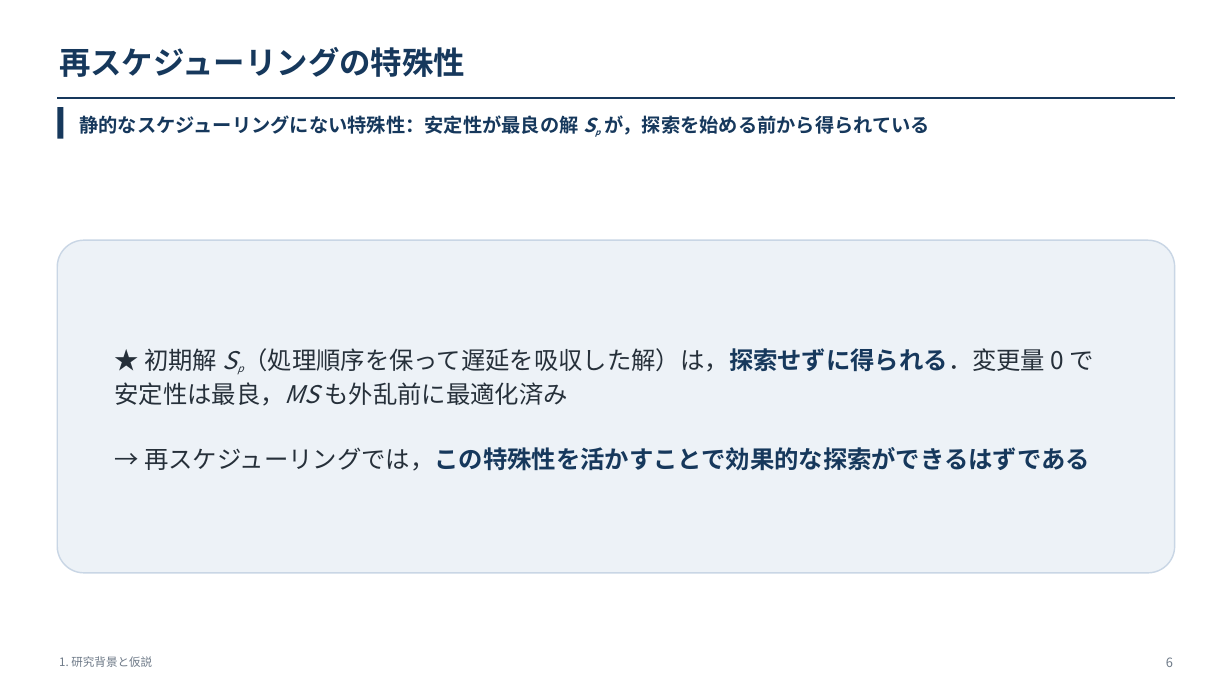
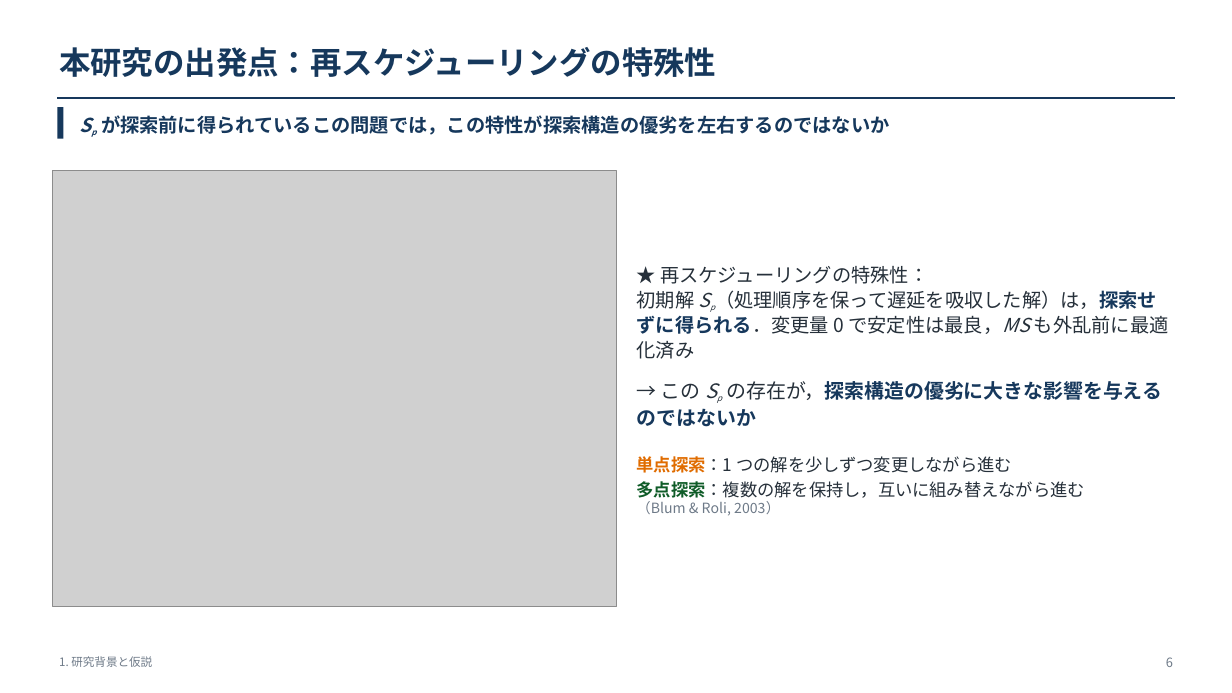
Before and after one commit to kitotakumi/stability_scheduling, a slide deck: slide 6 of doc/presentation_materials/JIMA2026fall_発表.pptx. Drawn at 1232x693 pixels with LibreOffice and Linux fonts; fonts in the diff are those of the drawing; grey boxes stand for pictures. Boxes give left, top, right and bottom in pixels: in the first picture for what was removed or moved away, otherwise in the second. Text is boxed around its words. In the diff, an @@ line names an element or a change of style, - is before the commit and + after.

```diff
--- a/doc/presentation_materials/JIMA2026fall_発表.pptx
+++ b/doc/presentation_materials/JIMA2026fall_発表.pptx
@@ text at [59,47,716,77]: text changed @@
-再スケジューリングの特殊性
+本研究の出発点：再スケジューリングの特殊性
@@ text at [101,115,890,135]: text changed @@
-静的なスケジューリングにない特殊性：安定性が最良の解 Sp が，探索を始める前から得られている
+Sp が探索前に得られているこの問題では，この特性が探索構造の優劣を左右するのではないか
@@ picture added at [53,171,616,607] @@
@@ rounded rectangle removed at [57,240,1175,573] @@
@@ text at [637,266,1169,516]: text changed; size 19 to 15 pt @@
-★ 初期解 Sp（処理順序を保って遅延を吸収した解）は，探索せずに得られる．変更量 0 で安定性は最良，MS も外乱前に最適化済み
-→ 再スケジューリングでは，この特殊性を活かすことで効果的な探索ができるはずである
+★ 再スケジューリングの特殊性：
+初期解 Sp（処理順序を保って遅延を吸収した解）は，探索せずに得られる．変更量 0 で安定性は最良，MS も外乱前に最適化済み
+→ この Sp の存在が，探索構造の優劣に大きな影響を与えるのではないか
+単点探索：1 つの解を少しずつ変更しながら進む
+多点探索：複数の解を保持し，互いに組み替えながら進む
+（Blum & Roli, 2003）
```
Also in this commit, not shown: 6 other slides changed, 5 other files.
